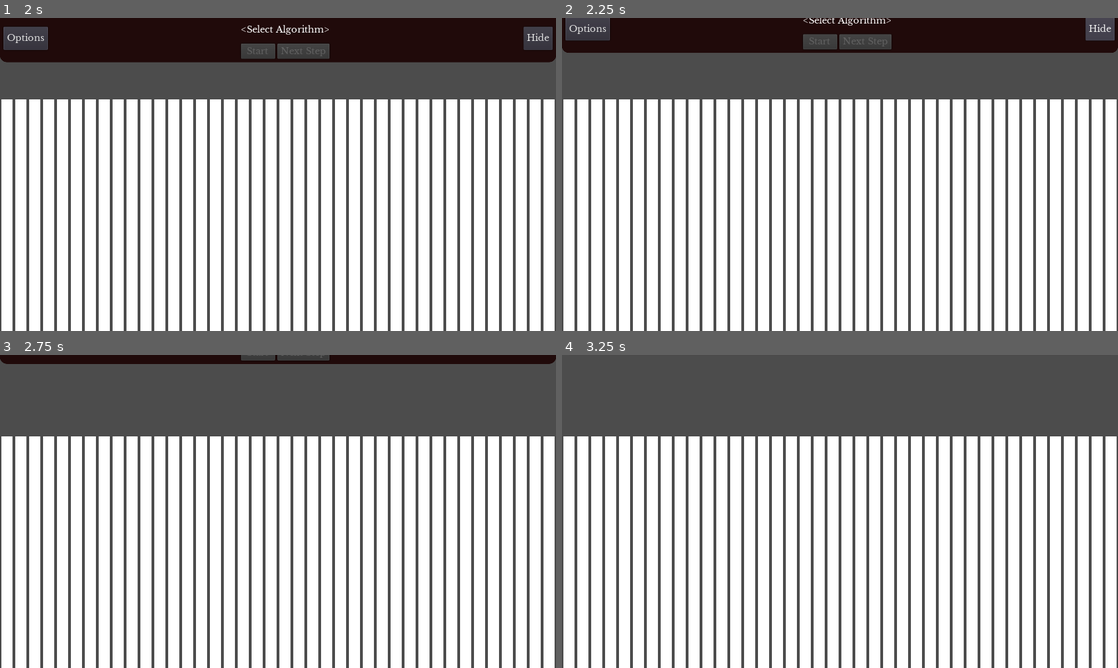
Above: before the commit, frames 1-4 (two rows, left to right).
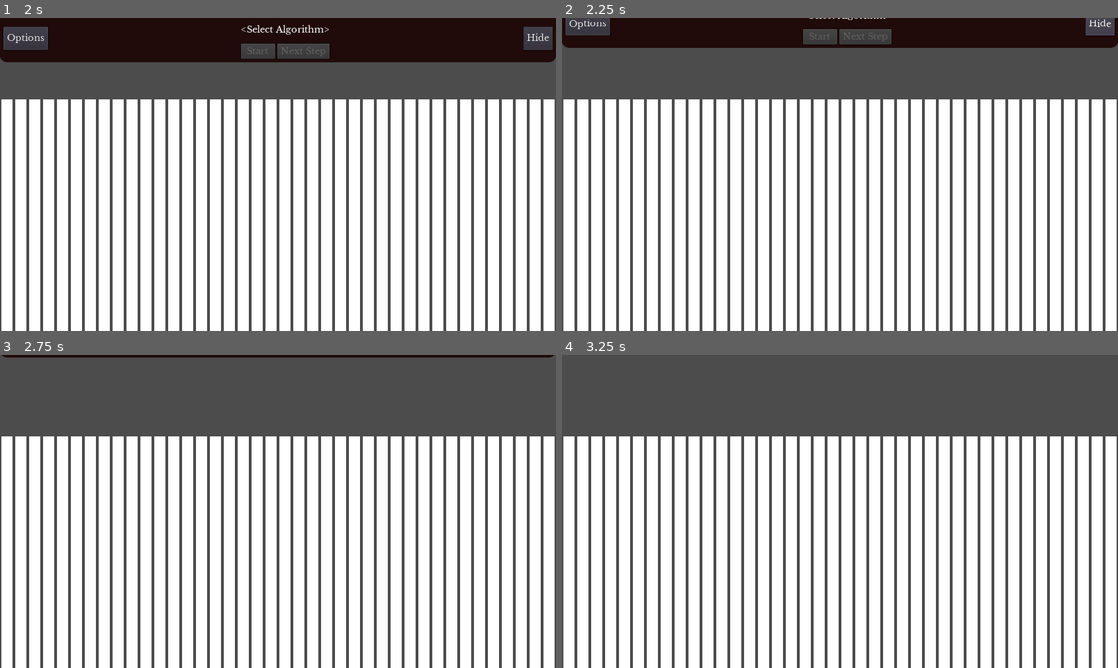
Above: after the commit, the same moments.

Repository: DissonantVoid/Godot-Sort-Visualizer
Game: Godot game, scene res://scenes/game/main.tscn
The game is run twice, just before and just after one commit, with the same random seed, the same clock (stepped at 60 frames per second) and the same inputs. The project has no main scene, so this scene is started directly.
Inputs (mouse positions are in pixels of both pictures, inside the frame that each line leads up to):
- Up to frame 1 (2 s): click "Options" at 0.5 s; click "Hide" at 1.25 s
- Up to frame 2 (2.25 s): click "Hide" at 2 s
- Up to frame 3 (2.75 s): no input
- Up to frame 4 (3.25 s): move the mouse to (962, 495) at 2.77 s; click (962, 495) at 2.92 s

Frame 1 is identical in both runs. In frame 2, 2.5% of the frame differs, in the area x 0-100%, y 0-12%; in frame 3, 2.0%; in frame 4, nothing differs.

Commit message:
implemented last step functionality
now we can skip visualization right to the very last step AKA skip to last iteration

Diff:
--- a/scenes/game/algorithm_picker.gd
+++ b/scenes/game/algorithm_picker.gd
@@ -43,7 +43,8 @@
 			_is_moving = true
 
 			var tween : SceneTreeTween = get_tree().create_tween()
-			tween.tween_property(self, "rect_position:y", -_content_container.rect_size.y, _moving_time)
+			tween.tween_property(self, "rect_position:y", -_content_container.rect_size.y, _moving_time)\
+			.set_ease(Tween.EASE_OUT).set_trans(Tween.TRANS_SINE)
 			yield(tween, "finished")
 			_is_hidden = true
 			_is_moving = false
@@ -88,7 +89,8 @@
 	if _is_hidden && _is_moving == false:
 		_is_moving = true
 		var tween : SceneTreeTween = get_tree().create_tween()
-		tween.tween_property(self, "rect_position:y", 0.0, _moving_time)
+		tween.tween_property(self, "rect_position:y", 0.0, _moving_time)\
+		.set_ease(Tween.EASE_OUT).set_trans(Tween.TRANS_SINE)
 
 		yield(tween, "finished")
 		_is_moving = false
--- a/scenes/game/main.gd
+++ b/scenes/game/main.gd
@@ -48,7 +48,8 @@
 			_running_mode = RunningMode.continuous
 			_continous_timer.start()
 		"last":
-			_current_sorter.step_all()
+			_visualizer.switch_all(_current_sorter.step_all())
+			_visualizer.finish()
 			_pause()
 		"restart":
 			_reset()
--- a/scenes/game/main.tscn
+++ b/scenes/game/main.tscn
@@ -145,7 +145,7 @@
 margin_bottom = 27.0
 focus_mode = 0
 mouse_default_cursor_shape = 2
-text = "LastStep"
+text = "Last Step"
 
 [node name="Restart" type="HBoxContainer" parent="AlgorithmPicker/VBoxContainer/Content/MarginContainer/HBoxContainer/Center"]
 visible = false
--- a/scenes/objects/sorters/sorter.gd
+++ b/scenes/objects/sorters/sorter.gd
@@ -16,6 +16,6 @@
 func next_step() -> Dictionary:
 	return {}
 
-# override, do all sorting
-func step_all():
-	pass
+# override, do all sorting and return new indexes
+func step_all() -> Array:
+	return []
--- a/scenes/objects/sorters/sorter_bubble_sort.gd
+++ b/scenes/objects/sorters/sorter_bubble_sort.gd
@@ -33,5 +33,20 @@
 	return {"done":!changed, "items":items}
 
 # override
-func step_all():
-	pass
+func step_all() -> Array:
+	var indexes : Array
+	for i in _data_size: indexes.append(i)
+
+	while true:
+		var changed : bool = false
+		for i in range(0, _data_size):
+			for j in range(i+1, _data_size):
+				if _sort_callback.call_func(indexes[i], indexes[j]):
+					changed = true
+					var temp_i = indexes[i]
+					indexes[i] = indexes[j]
+					indexes[j] = temp_i
+
+		if changed == false: break
+
+	return indexes
--- a/scenes/objects/visualizers/visualizer.gd
+++ b/scenes/objects/visualizers/visualizer.gd
@@ -23,6 +23,10 @@
 func switch_items(idx1 : int, idx2 : int):
 	emit_signal("switched_items")
 
+# override, this is called after sorter.step_all()
+func switch_all(new_indexes : Array):
+	pass
+
 # override, for additional effects etc.. after sorting is finished
 func finish():
 	pass
--- a/scenes/objects/visualizers/visualizer_rect.gd
+++ b/scenes/objects/visualizers/visualizer_rect.gd
@@ -56,6 +56,18 @@
 	emit_signal("switched_items")
 
 # override
+func switch_all(new_indexes : Array):
+	var rects : Array
+	for i in new_indexes:
+		rects.append(_rects_container.get_child(i))
+
+	for i in range(_rects_container.get_child_count()-1, -1, -1):
+		_rects_container.remove_child(_rects_container.get_child(i))
+
+	for rect in rects:
+		_rects_container.add_child(rect)
+
+# override
 func finish():
 	_clear_colors()
 
